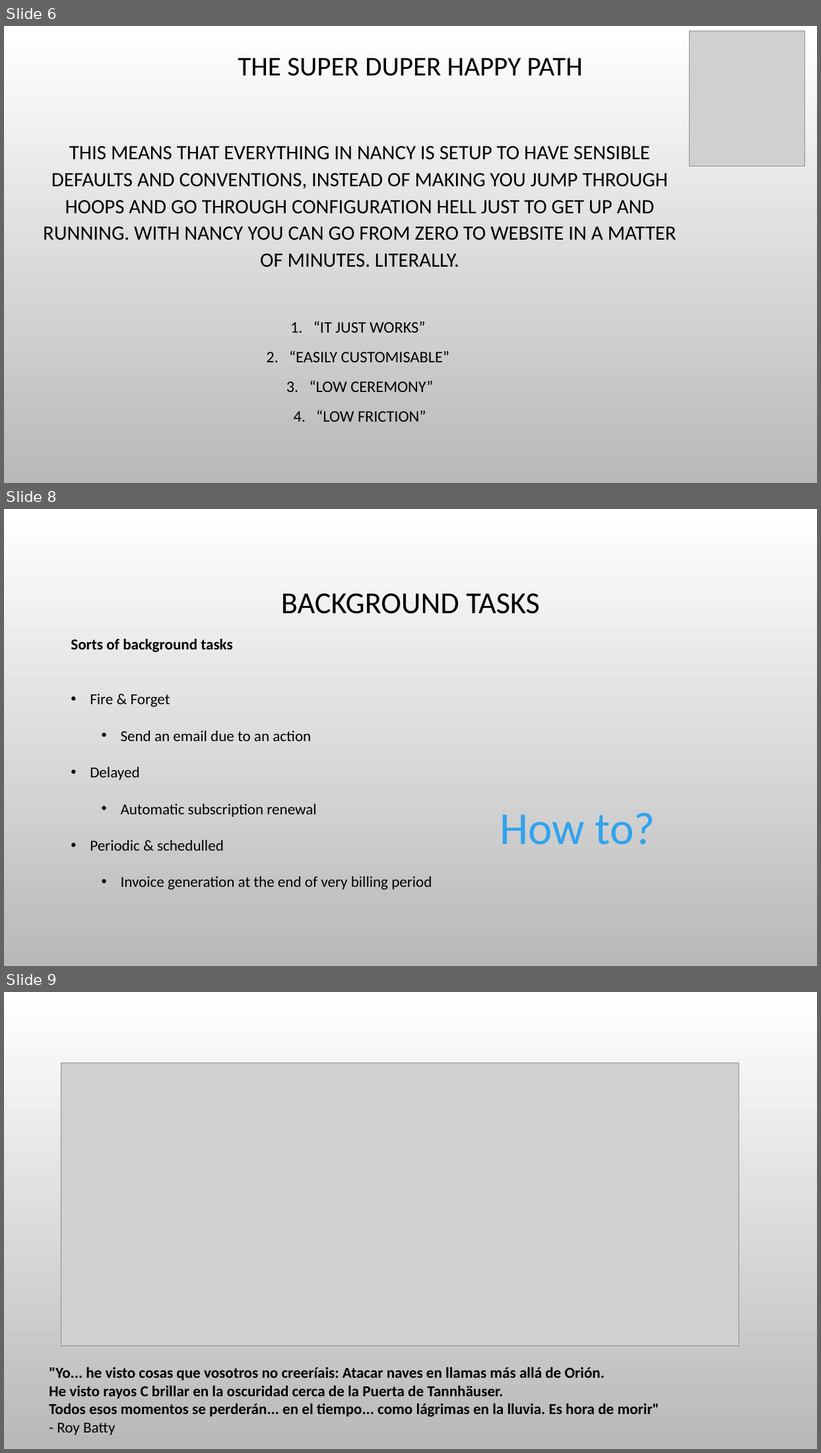
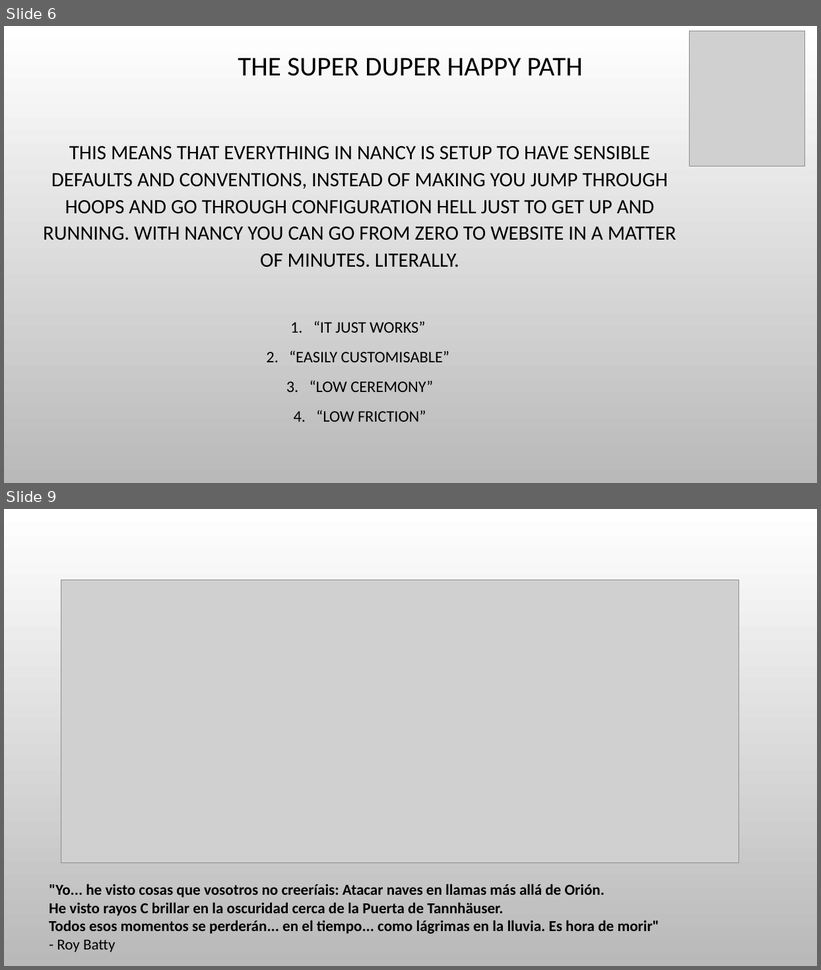
Before and after one commit to snavarropino/nancyFxSession, a slide deck: nancyFx.pptx. Shown one above the other, each under a label of ours: slides 6, 8 and 9 before the commit, slides 6 and 9 after it; the slides between them are not shown. The pictures are 821x1453 and 821x970 pixels, drawn with LibreOffice and Linux fonts; fonts in the diff are those of the drawing; grey boxes stand for pictures; background and template pictures are left out. Boxes give left, top, right and bottom in pixels: in the first picture for what was removed or moved away, otherwise in the second. Text is boxed around its words. In the diff, an @@ line names an element or a change of style, - is before the commit and + after.

```diff
--- a/nancyFx.pptx
+++ b/nancyFx.pptx
@@ slide 8 removed at box(4, 509, 817, 966), background picture (left out) @@
@@ title removed at box(281, 593, 540, 614) @@
-BACKGROUND TASKS
@@ text removed at box(71, 638, 432, 890) @@
-Sorts of background tasks
-• Fire & Forget
-  • Send an email due to an action
-• Delayed
-  • Automatic subscription renewal
-• Periodic & schedulled
-  • Invoice generation at the end of very billing period
@@ text removed at box(500, 813, 655, 845) @@
-How to?
```
Also in this commit, not shown: 3 slides added, 13 other slides removed, 12 other files.
